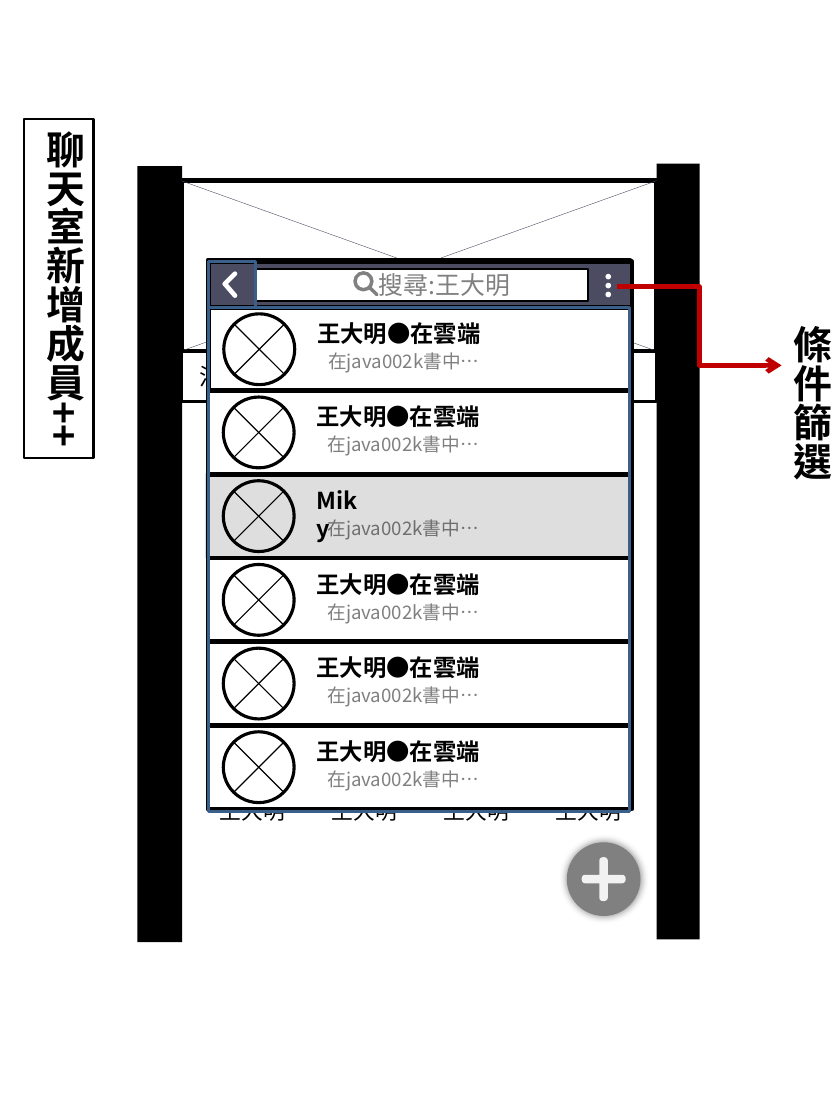
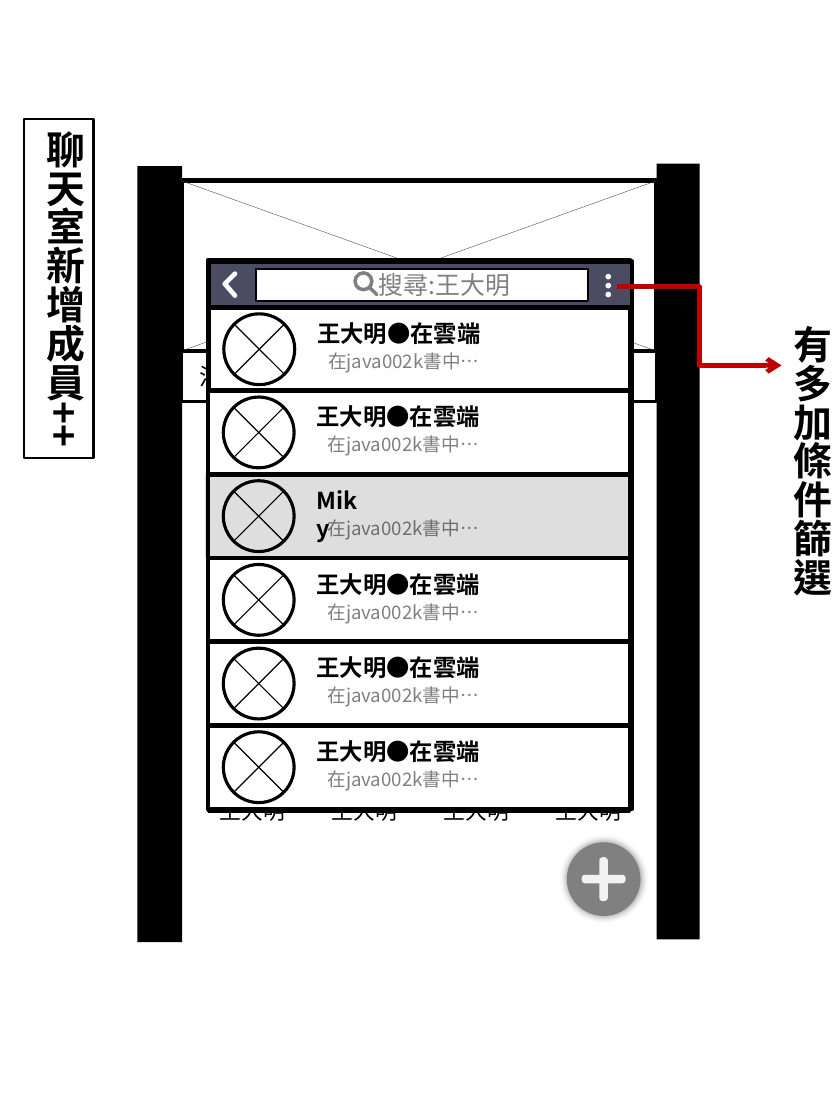
Before and after one commit to GabrielleWuHY/J2, a slide deck: slide 27 of ProjectA/FOuting框架圖.pptx (slide 28 before the commit). Drawn at 840x1120 pixels with LibreOffice and Linux fonts; fonts in the diff are those of the drawing; background and template pictures are left out. Boxes give left, top, right and bottom in pixels: in the first picture for what was removed or moved away, otherwise in the second. Text is boxed around its words. In the diff, an @@ line names an element or a change of style, - is before the commit and + after.

```diff
--- a/ProjectA/FOuting框架圖.pptx
+++ b/ProjectA/FOuting框架圖.pptx
@@ rectangle removed at (208, 262, 255, 308) @@
@@ rectangle at (208, 307, 629, 811): outline #3A5F8C 2 pt to #000000 2 pt @@
@@ text at (793, 326, 832, 602): text changed @@
-條件篩選
+有多加條件篩選
```
Also in this commit, not shown: 11 other slides changed, 3 slides added, 1 slide removed, 2 other files.
